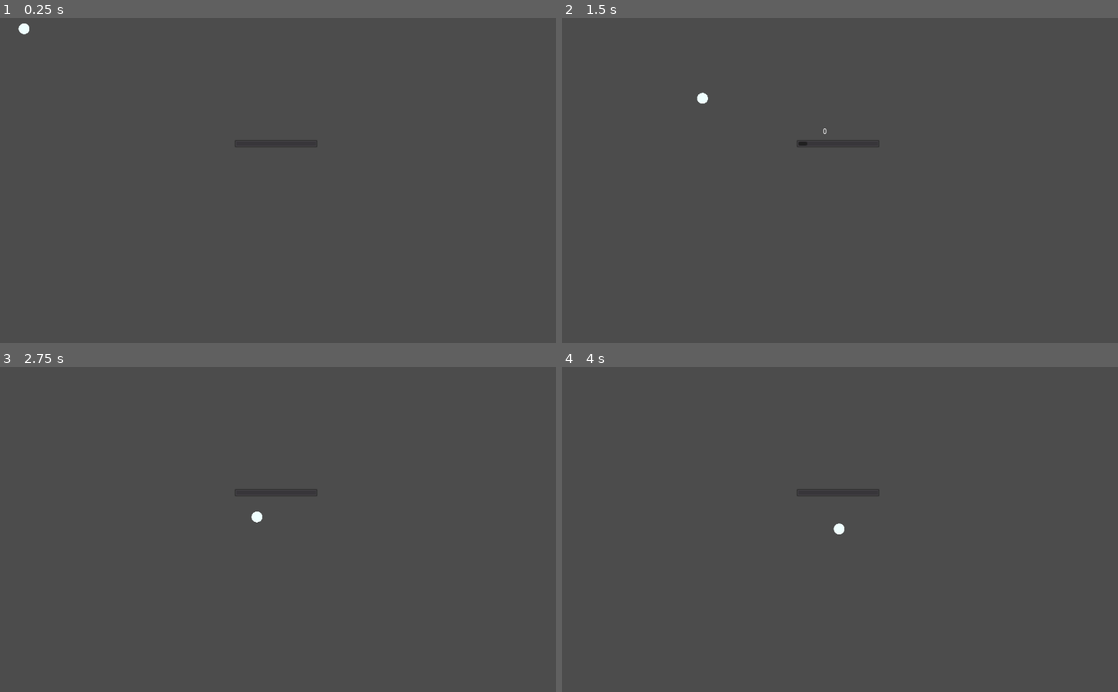
Above: before the commit, frames 1-4 (two rows, left to right).
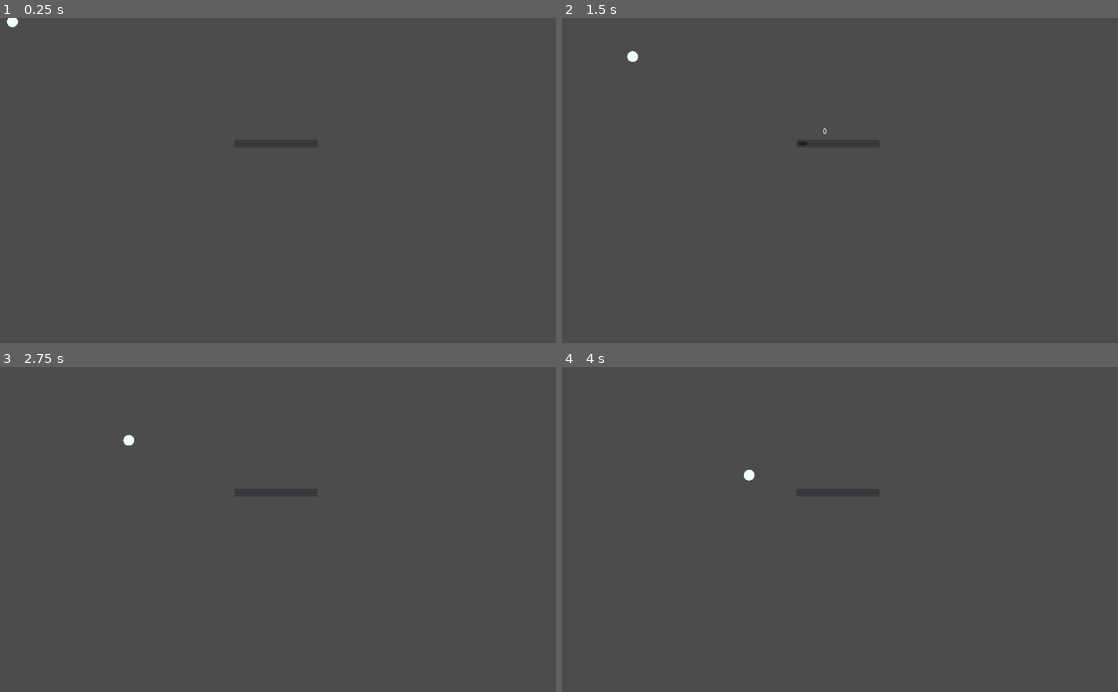
Above: after the commit, the same moments.

Repository: the-g-force/FamJam-August2020
Game: Godot game, scene res://src/GameplayLevel.tscn
The game is run twice, just before and just after one commit, with the same random seed, the same clock (stepped at 60 frames per second) and the same inputs. The project has no main scene, so this scene is started directly.
Inputs (mouse positions are in pixels of both pictures, inside the frame that each line leads up to):
- Up to frame 1 (0.25 s): no input
- Up to frame 2 (1.5 s): move the mouse to (962, 164) at 0.52 s; click (962, 164) at 0.67 s; move the mouse to (728, 196) at 1.27 s; click (728, 196) at 1.42 s
- Up to frame 3 (2.75 s): move the mouse to (333, 458) at 2.02 s; click (333, 458) at 2.17 s
- Up to frame 4 (4 s): move the mouse to (812, 594) at 2.77 s; click (812, 594) at 2.92 s; move the mouse to (1006, 578) at 3.52 s; click (1006, 578) at 3.67 s

The runs differ from the first frame. In frame 1, 0.1% of the frame differs, in the area x 1-6%, y 0-6%; in frame 2, 0.1%, in the area x 11-27%, y 10-27%; in frame 3, 0.1%; in frame 4, 0.1%.

Commit message:
Add print game over when bird touch middle

Diff:
--- a/project/src/Bird.gd
+++ b/project/src/Bird.gd
@@ -1,16 +1,23 @@
 extends KinematicBody2D
 
 enum State {EATING, WALKING}
-export var speed : int = 200
+export var speed : int = 100
 
 var target
 var state = State.WALKING
 var crumbs_eaten := 0
+var middle_of_screen : Vector2
 var destination : Vector2
+
+signal game_over
+
+func _ready():
+	middle_of_screen = get_viewport_rect().size/2
+
 
 func _process(delta:float):
 	if state == State.WALKING:
-		destination = get_viewport_rect().size/2
+		destination = middle_of_screen
 		var crumbs = $Sensor.get_overlapping_areas()
 		for crumb in crumbs:
 			if crumb.on_ground:
@@ -26,6 +33,8 @@
 				yield(get_tree().create_timer(0.5), "timeout")
 				crumbs_eaten += 1
 				state = State.WALKING
+			if destination == middle_of_screen:
+				emit_signal("game_over")
 		var velocity = direction*speed
 		var _error = move_and_collide(velocity*delta)
 		update()
--- a/project/src/GameplayLevel.gd
+++ b/project/src/GameplayLevel.gd
@@ -62,3 +62,7 @@
 func _on_tween_complete(tween:Tween, crumb:Crumb):
 	crumb.on_ground = true
 	tween.queue_free()
+
+
+func _on_Bird_game_over():
+	print("Game Over")
--- a/project/src/GameplayLevel.tscn
+++ b/project/src/GameplayLevel.tscn
@@ -36,3 +36,4 @@
 
 [node name="Bird" parent="." instance=ExtResource( 2 )]
 position = Vector2( 1.44208, -5.90622 )
+[connection signal="game_over" from="Bird" to="." method="_on_Bird_game_over"]
